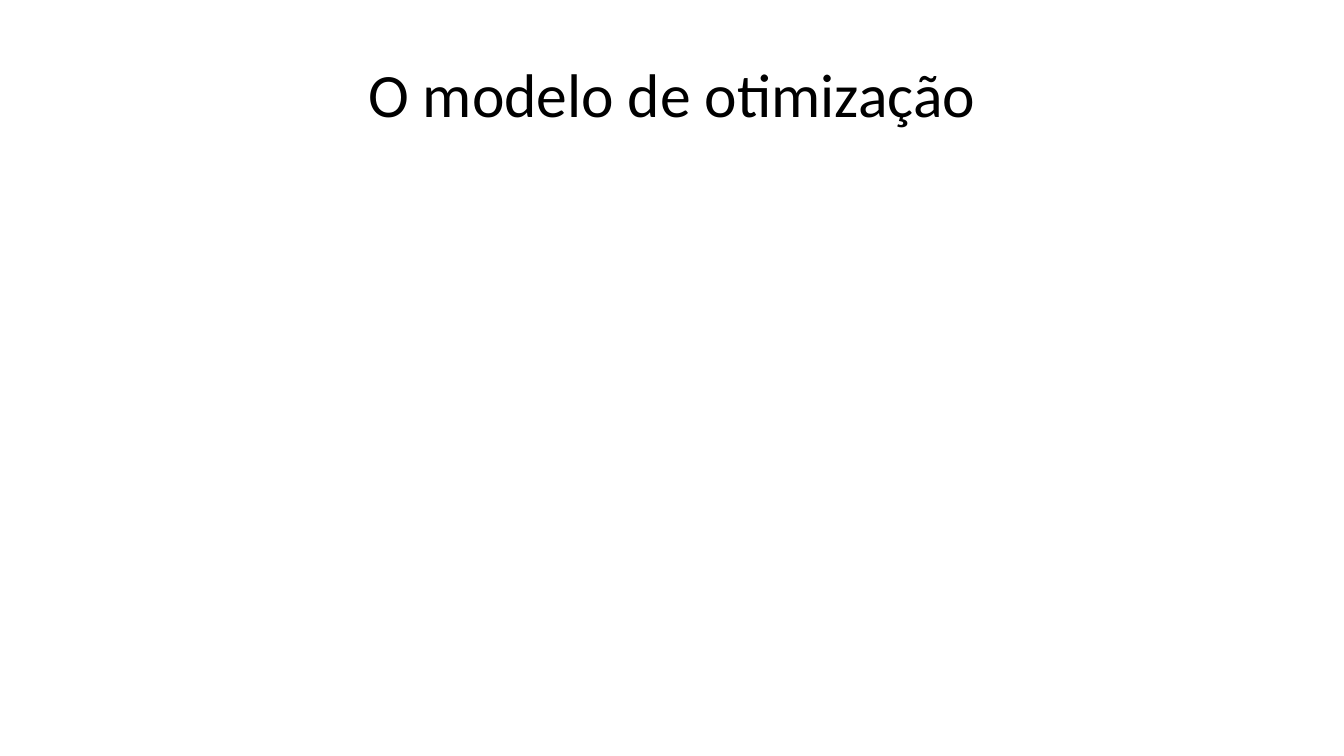
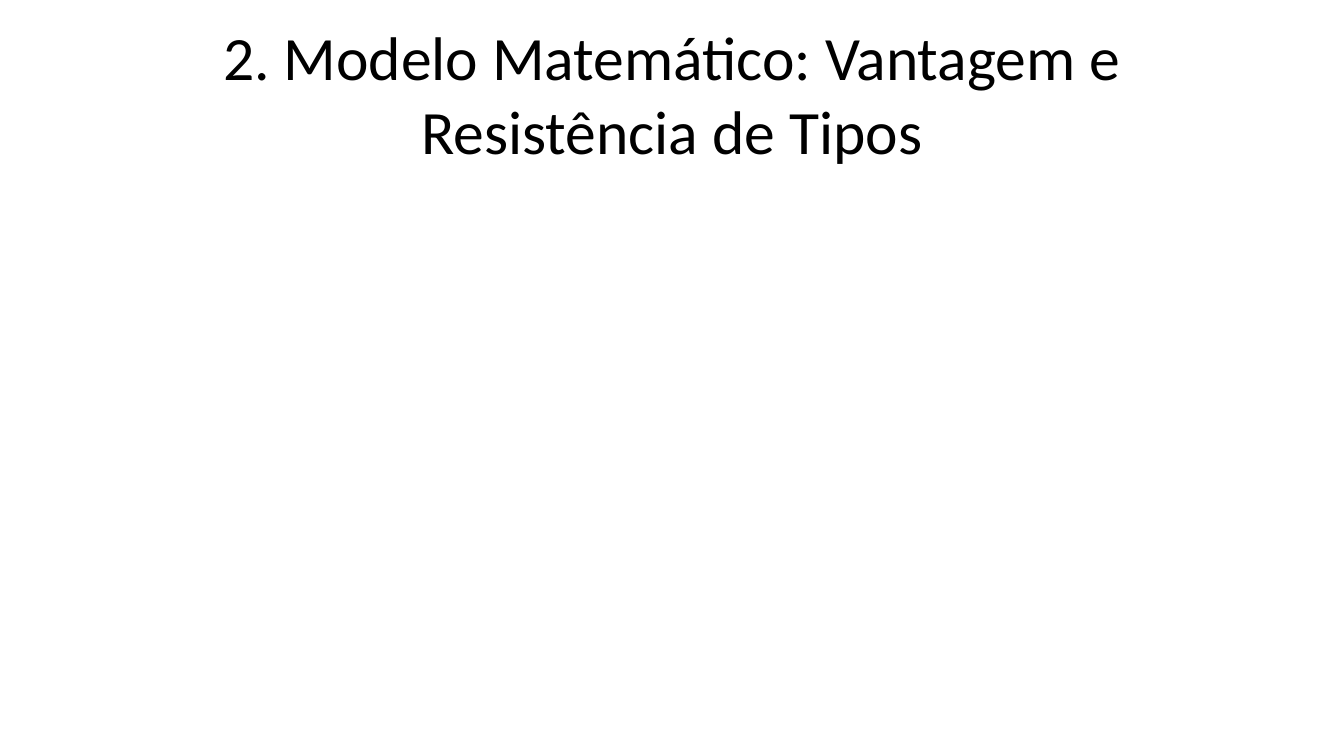
Before and after one commit to Cotrim72/Trabalho_OTM, a slide deck: slide 4 of modelo/slides.pptx (slide 5 before the commit). Drawn at 1344x756 pixels with LibreOffice and Linux fonts; fonts in the diff are those of the drawing. Boxes give left, top, right and bottom in pixels: in the first picture for what was removed or moved away, otherwise in the second. Text is boxed around its words. In the diff, an @@ line names an element or a change of style, - is before the commit and + after.

```diff
--- a/modelo/slides.pptx
+++ b/modelo/slides.pptx
@@ title at box(223, 37, 1120, 164): text changed @@
-O modelo de otimização
+2. Modelo Matemático: Vantagem e Resistência de Tipos
```
Also in this commit, not shown: 4 other slides changed, 8 slides added, 4 slides removed.
